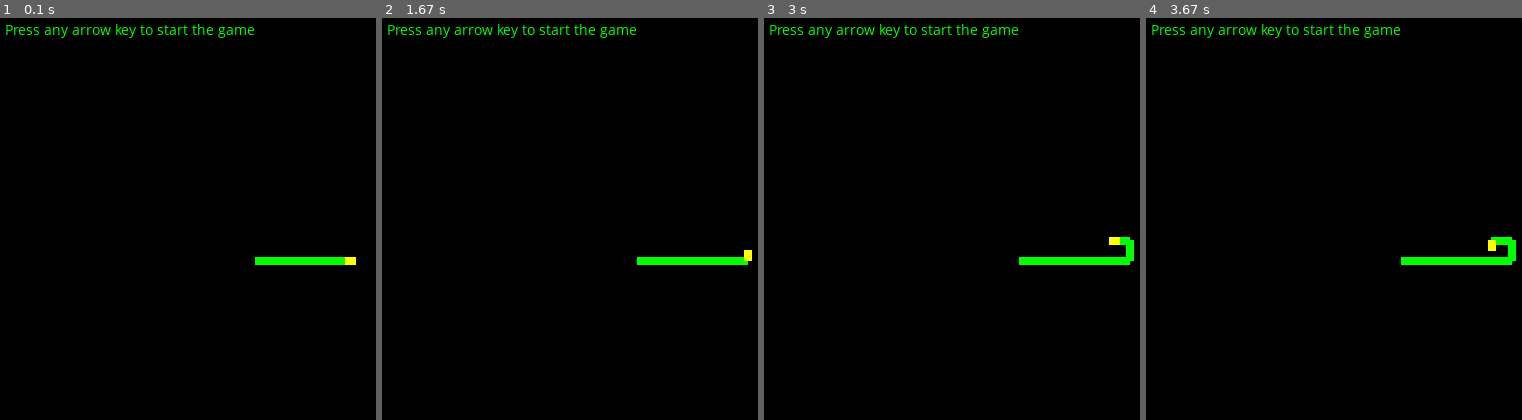
Above: before the commit, frames 1-4 (left to right).
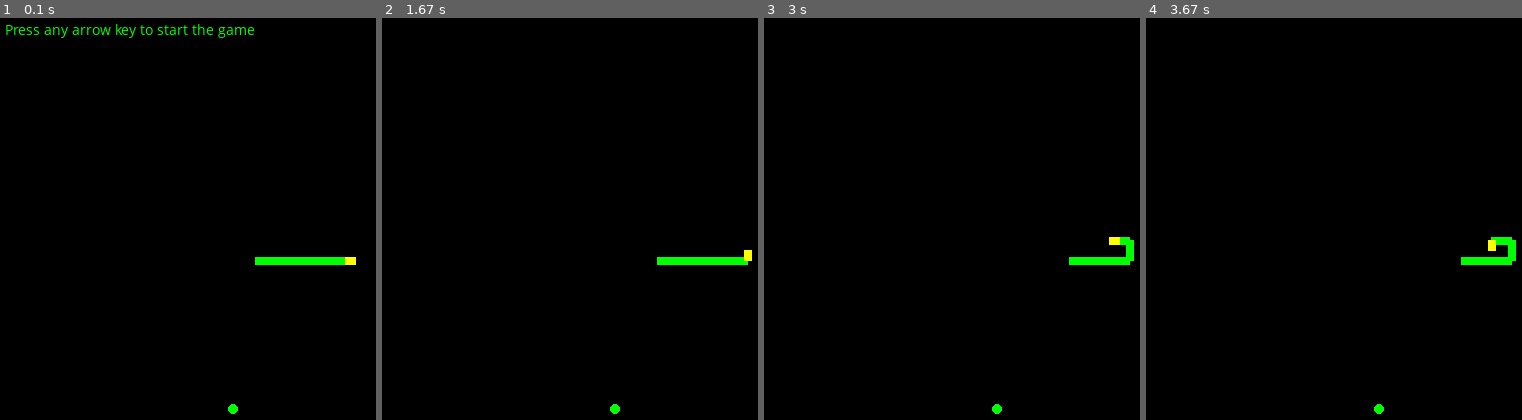
Above: after the commit, the same moments.

Repository: hephzibahponcellat/pygames
Game: pygame game, started from snake/main.py
Two runs of this game, one before a commit and one after it. Both use one fixed random seed, a clock stepped at 60 frames per second and the inputs below.
Inputs:
- Up to frame 1 (0.1 s): no input
- Up to frame 2 (1.67 s): hold Right 0.33-0.8 s; hold Up 0.83-1.3 s
- Up to frame 3 (3 s): hold Left 1.83-2.43 s; hold Down from 2.47 s (still down)
- Up to frame 4 (3.67 s): release Down at 3.35 s

The runs differ from the first frame. In frame 1, less than 0.1% of the frame differs, in the area x 60-64%, y 96-99%; in frame 2, 0.8%; in frame 3, 1.0%; in frame 4, 1.0%, in the area x 1-84%, y 1-99%.

Commit message:
adding food to main py

Diff:
--- a/snake/main.py
+++ b/snake/main.py
@@ -5,6 +5,8 @@
 
     # screen initialization
     screen = screen_init()
+
+    food_pos = create_food(screen)
 
     # initial position for snake with food
     x1y1, x2y2, snake_len, snake_cur_dir, snake_scale_positions = snake_initial_position(screen)
@@ -19,6 +21,10 @@
     # while game is on
     while game_on:
         clock.tick(snake_speed)
+        clear_screen(screen)
+
+        # draw the existing snake_food
+        create_food(screen, food_pos)
 
         # move the snake
         x1y1, x2y2, snake_cur_dir,\
@@ -27,7 +33,6 @@
                                            screen, snake_len,
                                            snake_scale_positions)
         key_pressed = ""
-        print("#", x1y1, x2y2)
 
         # check if it has hit the wall
         # if yes, end game
@@ -40,6 +45,9 @@
         bite_itself = did_bite_itself(snake_scale_positions)
         if bite_itself:
         	game_on = False
+
+        # check if it has ate the food
+        # if yes, add score, grow the snake, create new food
 
         for event in pygame.event.get():
             # if user clicks exit button
@@ -58,10 +66,6 @@
                 elif event.key == pygame.K_DOWN:
                     key_pressed = "down"
 
-            # check if it has ate the food
-                # if yes, add score,
-                # grow the snake,
-                # create new food
 
     # update score board
 
